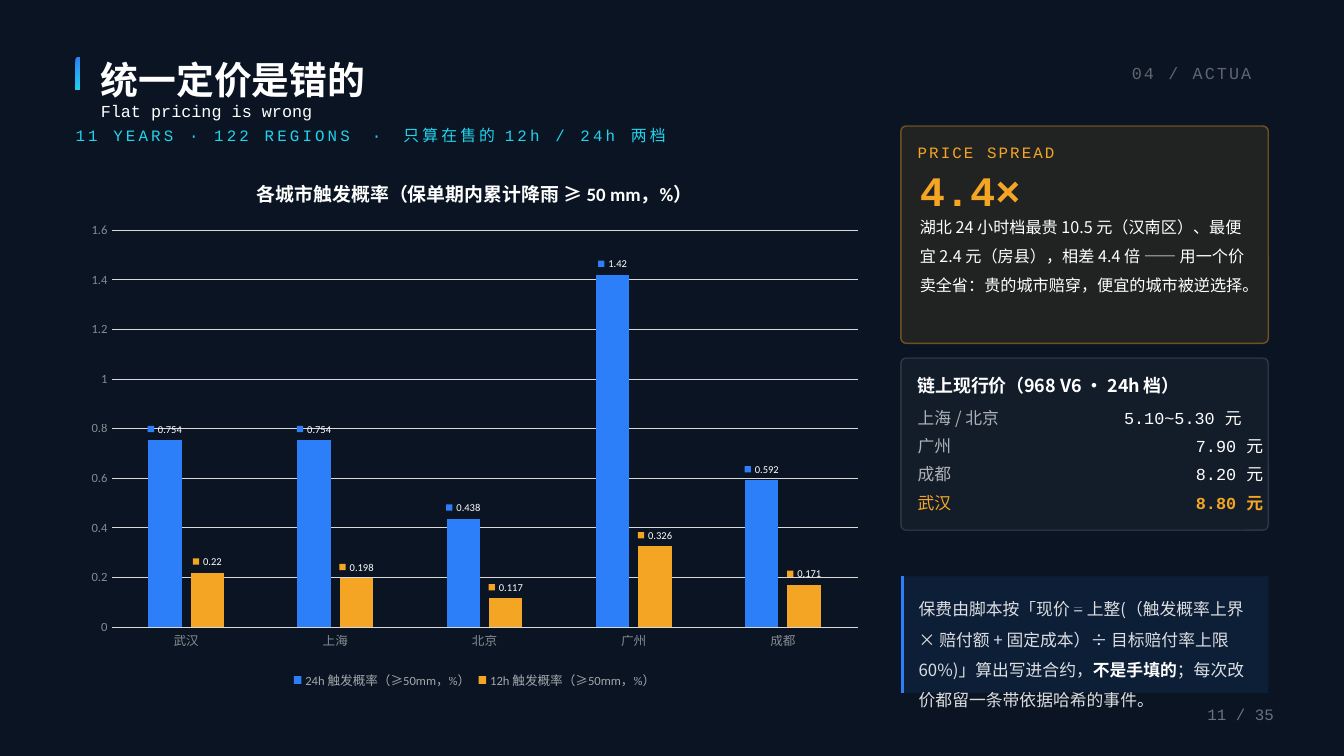
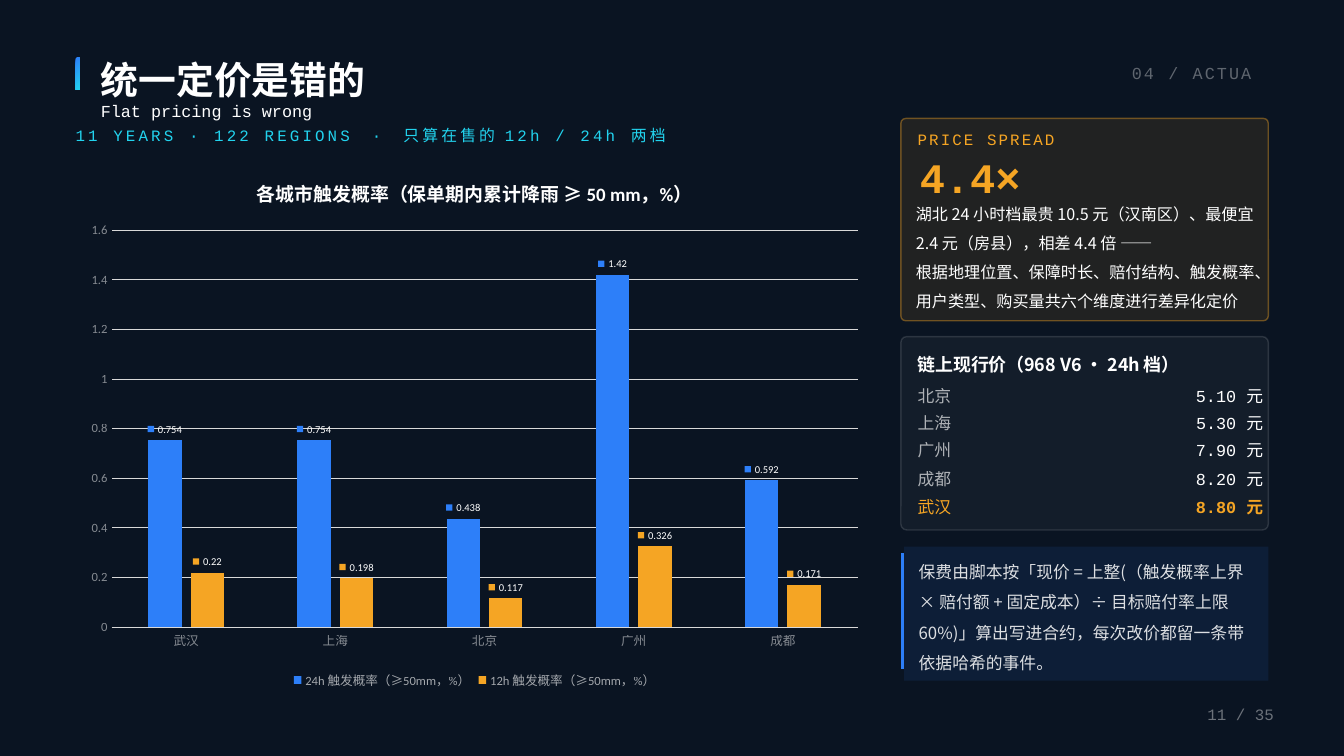
Before and after one commit to BruceLeezh/rainproof-pro, a slide deck: slide 10 of 01-参赛材料/交付物/PPT/雨证-路演PPT-答辩版-2026-11-14.pptx (slide 11 before the commit). Drawn at 1344x756 pixels with LibreOffice and Linux fonts; fonts in the diff are those of the drawing. Boxes give left, top, right and bottom in pixels: in the first picture for what was removed or moved away, otherwise in the second. Text is boxed around its words. In the diff, an @@ line names an element or a change of style, - is before the commit and + after.

```diff
--- a/01-参赛材料/交付物/PPT/雨证-路演PPT-答辩版-2026-11-14.pptx
+++ b/01-参赛材料/交付物/PPT/雨证-路演PPT-答辩版-2026-11-14.pptx
@@ rounded rectangle: place and size @@
-rounded rectangle at box(901, 126, 1269, 344)
+rounded rectangle at box(901, 119, 1269, 322)
@@ text "PRICE SPREAD": place and size @@
-text "PRICE SPREAD" at box(918, 147, 1054, 158)
+text "PRICE SPREAD" at box(918, 134, 1054, 145)
@@ text "4.4×": place and size @@
-text "4.4×" at box(920, 178, 1021, 206)
+text "4.4×" at box(920, 165, 1021, 193)
@@ text at box(916, 206, 1271, 309): text changed @@
-湖北 24 小时档最贵 10.5 元（汉南区）、最便宜 2.4 元（房县），相差 4.4 倍 —— 用一个价卖全省：贵的城市赔穿，便宜的城市被逆选择。
+湖北 24 小时档最贵 10.5 元（汉南区）、最便宜 2.4 元（房县），相差 4.4 倍 ——
+根据地理位置、保障时长、赔付结构、触发概率、用户类型、购买量共六个维度进行差异化定价
@@ rounded rectangle: place and size @@
-rounded rectangle at box(901, 358, 1269, 530)
+rounded rectangle at box(901, 337, 1269, 530)
@@ text "链上现行价（968 V6 · 24h 档）": place and size @@
-text "链上现行价（968 V6 · 24h 档）" at box(918, 376, 1180, 394)
+text "链上现行价（968 V6 · 24h 档）" at box(918, 355, 1180, 373)
@@ text at box(918, 388, 952, 404): text changed @@
-上海 / 北京
+北京
@@ text at box(1196, 389, 1263, 403): text changed @@
-5.10~5.30 元
+5.10 元
@@ text added at box(918, 415, 952, 430), 12 pt, text #FFFFFF at 66% opacity @@
+上海
@@ text added at box(1196, 416, 1263, 430), 12 pt, text #FFFFFF @@
+5.30 元
@@ 6 texts: place and size @@
-6 texts at box(918, 438, 1263, 511)
+6 texts at box(918, 442, 1263, 515)
@@ freeform shape: place and size @@
-freeform shape at box(901, 577, 1272, 694)
+freeform shape at box(901, 554, 1272, 669)
@@ freeform shape: place and size @@
-freeform shape at box(904, 577, 1272, 694)
+freeform shape at box(904, 546, 1272, 681)
@@ text at box(919, 564, 1244, 671): text changed @@
-保费由脚本按「现价 = 上整(（触发概率上界 × 赔付额 + 固定成本）÷ 目标赔付率上限 60%)」算出写进合约，不是手填的；每次改价都留一条带依据哈希的事件。
+保费由脚本按「现价 = 上整(（触发概率上界 × 赔付额 + 固定成本）÷ 目标赔付率上限 60%)」算出写进合约，每次改价都留一条带依据哈希的事件。
```
Also in this commit, not shown: 14 other slides changed, 15 slides removed, 2 other files.
